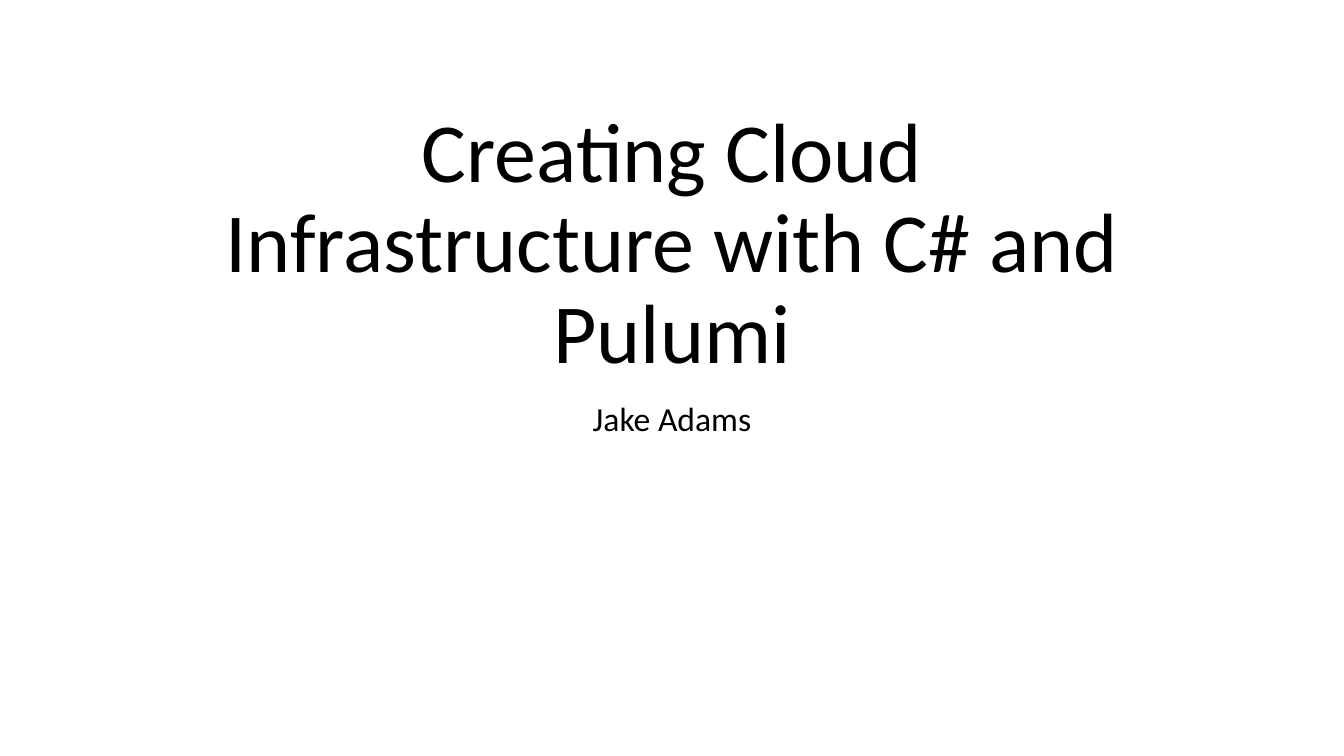
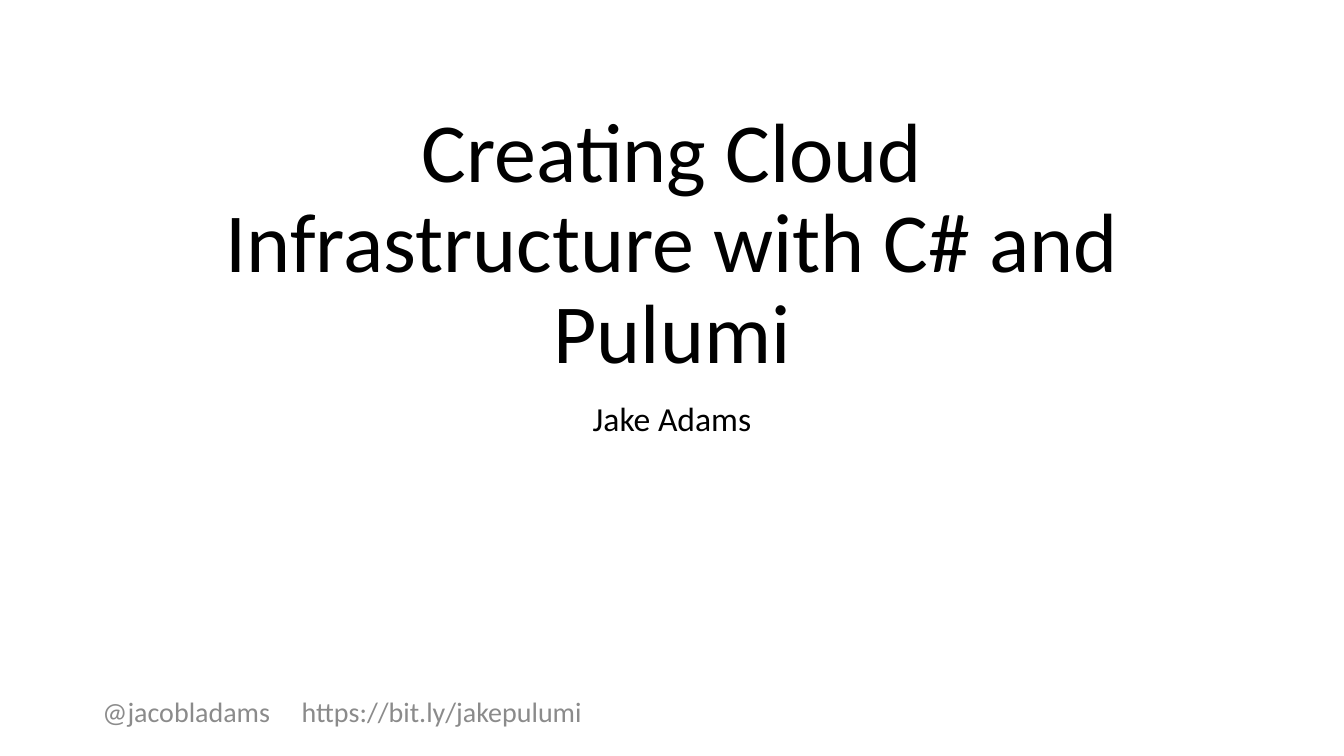
Before and after one commit to jacobladams/creating-cloud-infrastructure-with-c-sharp-and-pulumi, a slide deck: slide 1 of Creating Cloud Infrastructure with C# and Pulumi.pptx. Drawn at 1344x756 pixels with LibreOffice and Linux fonts; fonts in the diff are those of the drawing. Boxes give left, top, right and bottom in pixels: in the first picture for what was removed or moved away, otherwise in the second. Text is boxed around its words. In the diff, an @@ line names an element or a change of style, - is before the commit and + after.

```diff
--- a/Creating Cloud Infrastructure with C# and Pulumi.pptx
+++ b/Creating Cloud Infrastructure with C# and Pulumi.pptx
@@ text added at <box>102,702,582,727</box>, 20 pt, text #8C8C8C @@
+@jacobladams https://bit.ly/jakepulumi
```
Also in this commit, not shown: 2 other slides changed, 10 slides added, 2 slides removed, 35 other files.
